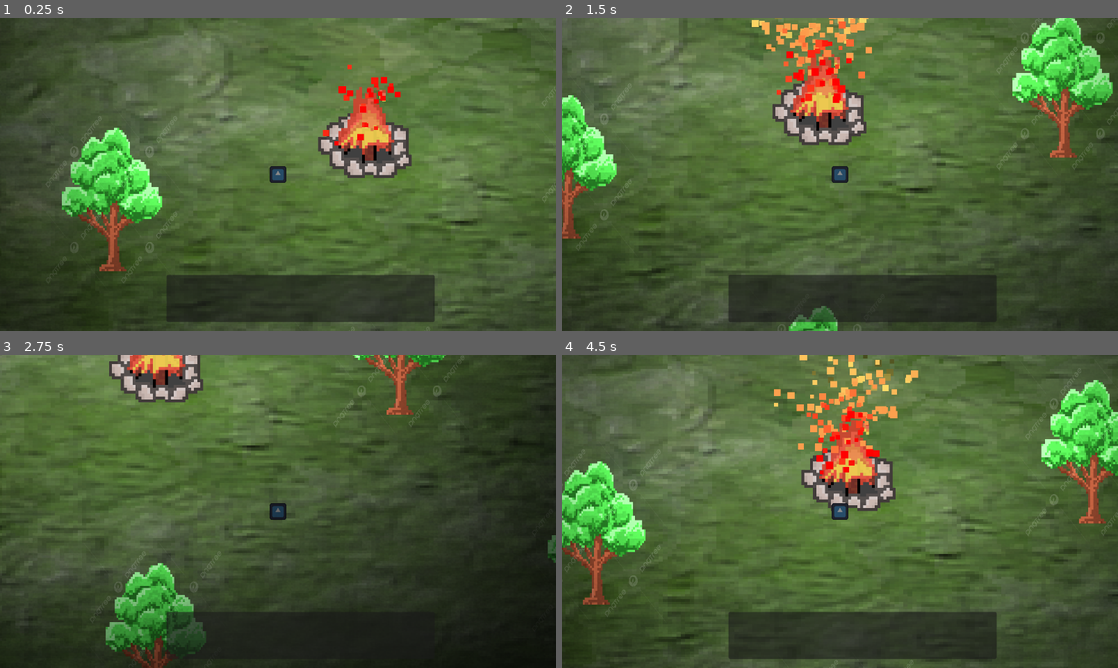
Above: before the commit, frames 1-4 (two rows, left to right).
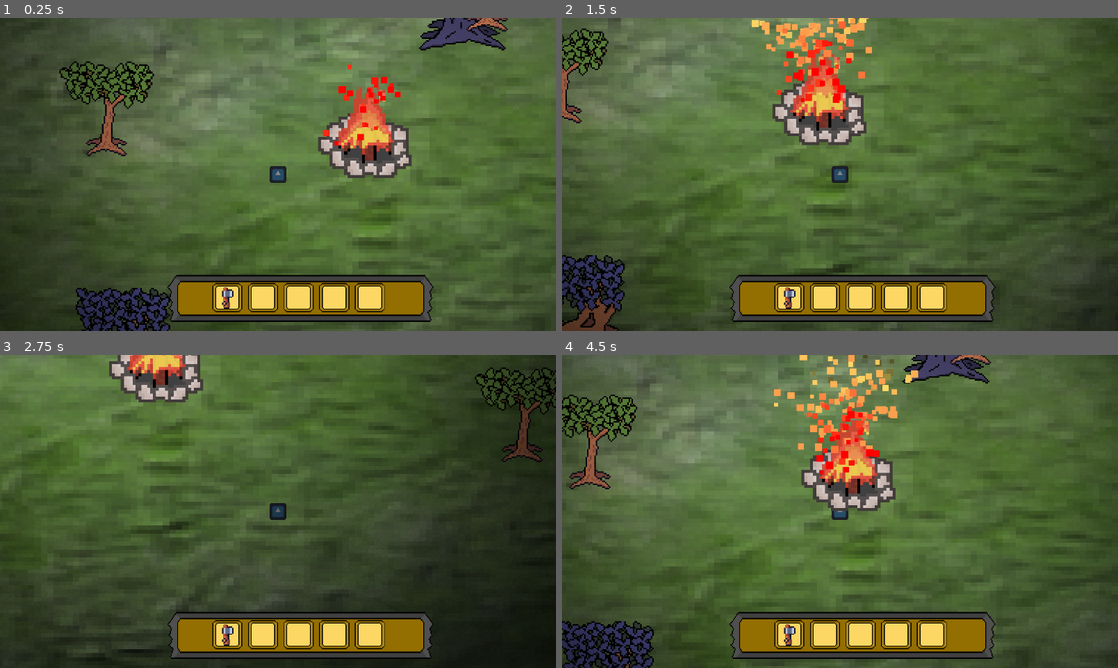
Above: after the commit, the same moments.

Repository: DaqCode/GameDevJS2025
Game: Godot game, scene res://scenes/mainPlayArea/main_scene.tscn
The game is run twice, just before and just after one commit, with the same random seed, the same clock (stepped at 60 frames per second) and the same inputs. Before the commit the project starts from res://scenes/test_area.tscn. The engine's default icon, where the game draws it, is replaced by a stand-in: a white triangle on a blue panel in a dark square.
Inputs:
- Up to frame 1 (0.25 s): no input
- Up to frame 2 (1.5 s): hold D (right) 0.53-1.28 s; tap E (interact) at 0.6, 1.35 s; hold S (down) from 1.28 s (still down)
- Up to frame 3 (2.75 s): release S (down) at 2.03 s; hold D (right) from 2.03 s (still down); tap E (interact) at 2.1 s
- Up to frame 4 (4.5 s): release D (right) at 2.78 s; hold W (up) 2.78-3.53 s; tap E (interact) at 2.85, 3.6, 4.35 s; hold A (left) from 3.53 s (still down)

The runs differ from the first frame. In frame 1, 24% of the frame differs, in the area x 2-100%, y 0-100%; in frame 2, 24%; in frame 3, 17%; in frame 4, 27%, in the area x 0-100%, y 0-100%.

Commit message:
Randomized tree spawning

Diff:
--- a/gamedevjs2025/scenes/assets/trees/tree_types.gd
+++ b/gamedevjs2025/scenes/assets/trees/tree_types.gd
@@ -2,6 +2,8 @@
 
 signal ready_to_chop
 signal done_chopping
+
+@onready var tree_texture := $TreeTexture
 
 enum TreeTypes{
 	TREE_1,
@@ -17,6 +19,7 @@
 var tree_data = {
 
 	TreeTypes.TREE_1: {
+		"tree_sprite": preload("res://art/tree/stage-1-tree.png"),
 		"seed_drops": [0.15,0.85],
 		"seed_value": [0,1],
 		"plank_drops": [0.35,0.35,0.30],
@@ -26,6 +29,7 @@
 	},
 
 	TreeTypes.TREE_2: {
+		"tree_sprite": preload("res://art/tree/stage-2-tree.png"),
 		"seed_drops": [0.10,0.90],
 		"seed_value": [1,2],
 		"plank_drops": [0.40, 0.50,0.10],
@@ -36,6 +40,7 @@
 	},
 
 	TreeTypes.TREE_3: {
+		"tree_sprite": preload("res://art/tree/stage-3-tree.png"),
 		"seed_drops": [0.50, 0.35, 0.15],
 		"seed_value": [3, 2, 1],
 		"plank_drops": [1.0],
@@ -46,14 +51,20 @@
 }
 
 func _ready() -> void:
+
 	rng.randomize()
 	var roll = rng.randf()
 	if roll < 0.6:
 		tree_type = TreeTypes.TREE_1
+
 	elif roll < 0.9:
 		tree_type = TreeTypes.TREE_2
 	else:
 		tree_type = TreeTypes.TREE_3
+
+	# Set the modulated crops.
+	tree_texture.texture = tree_data[tree_type]["tree_sprite"]
+	tree_texture.region_rect = Rect2(192, 0, 64, 64)
 
 func get_tree_name(tree_enum: int) -> String:
 	match tree_enum:
@@ -98,13 +109,11 @@
 # 	var wait_time = rng.randf_range(data["regrow_min"], data["regrow_max"])
 
 
-func _on_tree_interraction_body_entered(body:Node2D) -> void:
+func _on_tree_interaction_body_entered(body: Node2D) -> void:
 	if body.name == "Bron":
-		if can_be_chopped:
-			chop_tree()
-			emit_signal("ready_to_chop", self)
-		print("Assume tree progress got killed, unless it is chopped down and queue_free is called...")
+		emit_signal("ready_to_chop", self)
 
-func _on_tree_interraction_body_exited(body:Node2D) -> void:
+func _on_tree_interaction_body_exited(body: Node2D) -> void:
 	if body.name == "Bron":
 		emit_signal("done_chopping", self)
+		queue_free()
--- a/gamedevjs2025/scenes/assets/trees/tree_types.tscn
+++ b/gamedevjs2025/scenes/assets/trees/tree_types.tscn
@@ -1,38 +1,40 @@
 [gd_scene load_steps=5 format=3 uid="uid://8g4c38tka1yf"]
 
 [ext_resource type="Script" uid="uid://bchl8r4rhawwu" path="res://scenes/assets/trees/tree_types.gd" id="1_6j25m"]
-[ext_resource type="Texture2D" uid="uid://grupha1cmku5" path="res://art/tree/treetest.png" id="1_7coxb"]
+[ext_resource type="Texture2D" uid="uid://brfrjygal55eo" path="res://art/tree/stage-1-tree.png" id="2_6j25m"]
 
 [sub_resource type="CapsuleShape2D" id="CapsuleShape2D_7coxb"]
-radius = 7.0
-height = 38.0
+radius = 15.0
+height = 58.0
 
 [sub_resource type="CapsuleShape2D" id="CapsuleShape2D_17iq3"]
-radius = 2.0
-height = 14.0
+radius = 6.0
+height = 26.0
 
 [node name="TreeTypes" type="StaticBody2D"]
 modulate = Color(0.0588235, 0.0588235, 0.0588235, 1)
 script = ExtResource("1_6j25m")
 
 [node name="TreeTexture" type="Sprite2D" parent="."]
-position = Vector2(-9.53674e-07, 5.96046e-08)
-scale = Vector2(0.065, 0.0825)
-texture = ExtResource("1_7coxb")
+position = Vector2(-9.53674e-07, 14)
+scale = Vector2(0.765, 0.765)
+texture = ExtResource("2_6j25m")
+region_enabled = true
+region_rect = Rect2(192, 0, 64, 64)
 
-[node name="TreeInterraction" type="Area2D" parent="."]
+[node name="TreeInteraction" type="Area2D" parent="."]
 
-[node name="TreeCollision" type="CollisionShape2D" parent="TreeInterraction"]
+[node name="TreeCollision" type="CollisionShape2D" parent="TreeInteraction"]
 position = Vector2(0, 33)
 rotation = 1.5708
 shape = SubResource("CapsuleShape2D_7coxb")
 
 [node name="TreeCollisionShape" type="CollisionShape2D" parent="."]
-position = Vector2(0, 35)
+position = Vector2(0, 33)
 rotation = 1.5708
 shape = SubResource("CapsuleShape2D_17iq3")
 
 [node name="RegrowTime" type="Timer" parent="."]
 
-[connection signal="body_entered" from="TreeInterraction" to="." method="_on_tree_interraction_body_entered"]
-[connection signal="body_exited" from="TreeInterraction" to="." method="_on_tree_interraction_body_exited"]
+[connection signal="body_entered" from="TreeInteraction" to="." method="_on_tree_interaction_body_entered"]
+[connection signal="body_exited" from="TreeInteraction" to="." method="_on_tree_interaction_body_exited"]
--- a/gamedevjs2025/scenes/characters/bron/bron.gd
+++ b/gamedevjs2025/scenes/characters/bron/bron.gd
@@ -4,7 +4,6 @@
 var default_speed := 200
 
 @onready var chopping_tree_timer := $AxeChopping
-
 var near_tree: Node = null
 var chopping := false
 
@@ -34,11 +33,14 @@
 	velocity = input_direction * speed
 	move_and_slide()
 
+# This is called when entering tree area
 func _on_tree_ready_to_chop(tree: Node) -> void:
 	near_tree = tree
 
+# This is called when leaving tree area
 func _on_tree_done_chopping() -> void:
 	near_tree = null
 
+
 func _on_axe_chopping_timeout() -> void:
 	chopping = false
--- a/gamedevjs2025/scenes/inventory_screen.tscn
+++ b/gamedevjs2025/scenes/inventory_screen.tscn
@@ -1,4 +1,10 @@
-[gd_scene format=3 uid="uid://dac8aowpc3jge"]
+[gd_scene load_steps=5 format=3 uid="uid://dac8aowpc3jge"]
+
+[ext_resource type="Texture2D" uid="uid://dkl0ukn25e812" path="res://art/ui/inventoryScreen.png" id="1_246dg"]
+[ext_resource type="Texture2D" uid="uid://cmux3t1w3h8ny" path="res://art/ui/itemSlot.png" id="2_bt7as"]
+[ext_resource type="Texture2D" uid="uid://dxp2xf1n14rjm" path="res://art/weapons/axe.png" id="3_qji5t"]
+
+[sub_resource type="StyleBoxEmpty" id="StyleBoxEmpty_bt7as"]
 
 [node name="InventoryScreen" type="CanvasLayer"]
 
@@ -15,63 +21,53 @@
 grow_horizontal = 2
 grow_vertical = 2
 scale = Vector2(1.2, 1.2)
+theme_override_styles/panel = SubResource("StyleBoxEmpty_bt7as")
+
+[node name="InventoryBackgroundImage" type="TextureRect" parent="InventoryBackground"]
+layout_mode = 1
+anchors_preset = 15
+anchor_right = 1.0
+anchor_bottom = 1.0
+grow_horizontal = 2
+grow_vertical = 2
+texture = ExtResource("1_246dg")
 
 [node name="InventorySlots" type="GridContainer" parent="InventoryBackground"]
 layout_mode = 1
-anchors_preset = 8
-anchor_left = 0.5
-anchor_top = 0.5
-anchor_right = 0.5
-anchor_bottom = 0.5
-offset_left = -205.5
-offset_top = -37.0
-offset_right = 205.5
-offset_bottom = 37.0
-grow_horizontal = 2
-grow_vertical = 2
-theme_override_constants/h_separation = 15
+offset_left = 78.75
+offset_top = 14.1667
+offset_right = 262.75
+offset_bottom = 46.1667
+scale = Vector2(1.62, 1.62)
+theme_override_constants/h_separation = 6
 columns = 5
 
 [node name="ItemSlot1" type="TextureRect" parent="InventoryBackground/InventorySlots"]
 layout_mode = 2
 size_flags_horizontal = 3
 size_flags_vertical = 3
+texture = ExtResource("2_bt7as")
 expand_mode = 1
 
-[node name="Item1" type="TextureRect" parent="InventoryBackground/InventorySlots/ItemSlot1"]
-layout_mode = 1
-anchors_preset = 8
-anchor_left = 0.5
-anchor_top = 0.5
-anchor_right = 0.5
-anchor_bottom = 0.5
-offset_left = -35.5
-offset_top = -39.5
-offset_right = 35.5
-offset_bottom = 30.5
-grow_horizontal = 2
-grow_vertical = 2
-size_flags_horizontal = 3
-size_flags_vertical = 3
-expand_mode = 1
+[node name="Item1" type="Sprite2D" parent="InventoryBackground/InventorySlots/ItemSlot1"]
+position = Vector2(16.4609, 15.4321)
+scale = Vector2(0.78, 0.78)
+texture = ExtResource("3_qji5t")
+region_enabled = true
+region_rect = Rect2(0, 0, 32, 32)
 
 [node name="ItemSlot2" type="TextureRect" parent="InventoryBackground/InventorySlots"]
 layout_mode = 2
 size_flags_horizontal = 3
 size_flags_vertical = 3
+texture = ExtResource("2_bt7as")
 expand_mode = 1
 
-[node name="Item2" type="TextureRect" parent="InventoryBackground/InventorySlots/ItemSlot2"]
+[node name="Item1" type="TextureRect" parent="InventoryBackground/InventorySlots/ItemSlot2"]
 layout_mode = 1
-anchors_preset = 8
-anchor_left = 0.5
-anchor_top = 0.5
-anchor_right = 0.5
-anchor_bottom = 0.5
-offset_left = -35.5
-offset_top = -39.5
-offset_right = 35.5
-offset_bottom = 30.5
+anchors_preset = 15
+anchor_right = 1.0
+anchor_bottom = 1.0
 grow_horizontal = 2
 grow_vertical = 2
 size_flags_horizontal = 3
@@ -82,19 +78,14 @@
 layout_mode = 2
 size_flags_horizontal = 3
 size_flags_vertical = 3
+texture = ExtResource("2_bt7as")
 expand_mode = 1
 
-[node name="Item3" type="TextureRect" parent="InventoryBackground/InventorySlots/ItemSlot3"]
+[node name="Item1" type="TextureRect" parent="InventoryBackground/InventorySlots/ItemSlot3"]
 layout_mode = 1
-anchors_preset = 8
-anchor_left = 0.5
-anchor_top = 0.5
-anchor_right = 0.5
-anchor_bottom = 0.5
-offset_left = -35.5
-offset_top = -39.5
-offset_right = 35.5
-offset_bottom = 30.5
+anchors_preset = 15
+anchor_right = 1.0
+anchor_bottom = 1.0
 grow_horizontal = 2
 grow_vertical = 2
 size_flags_horizontal = 3
@@ -105,19 +96,14 @@
 layout_mode = 2
 size_flags_horizontal = 3
 size_flags_vertical = 3
+texture = ExtResource("2_bt7as")
 expand_mode = 1
 
-[node name="Item4" type="TextureRect" parent="InventoryBackground/InventorySlots/ItemSlot4"]
+[node name="Item1" type="TextureRect" parent="InventoryBackground/InventorySlots/ItemSlot4"]
 layout_mode = 1
-anchors_preset = 8
-anchor_left = 0.5
-anchor_top = 0.5
-anchor_right = 0.5
-anchor_bottom = 0.5
-offset_left = -35.5
-offset_top = -39.5
-offset_right = 35.5
-offset_bottom = 30.5
+anchors_preset = 15
+anchor_right = 1.0
+anchor_bottom = 1.0
 grow_horizontal = 2
 grow_vertical = 2
 size_flags_horizontal = 3
@@ -128,19 +114,14 @@
 layout_mode = 2
 size_flags_horizontal = 3
 size_flags_vertical = 3
+texture = ExtResource("2_bt7as")
 expand_mode = 1
 
-[node name="Item5" type="TextureRect" parent="InventoryBackground/InventorySlots/ItemSlot5"]
+[node name="Item1" type="TextureRect" parent="InventoryBackground/InventorySlots/ItemSlot5"]
 layout_mode = 1
-anchors_preset = 8
-anchor_left = 0.5
-anchor_top = 0.5
-anchor_right = 0.5
-anchor_bottom = 0.5
-offset_left = -35.5
-offset_top = -39.5
-offset_right = 35.5
-offset_bottom = 30.5
+anchors_preset = 15
+anchor_right = 1.0
+anchor_bottom = 1.0
 grow_horizontal = 2
 grow_vertical = 2
 size_flags_horizontal = 3
--- /dev/null
+++ b/gamedevjs2025/scenes/mainPlayArea/main_scene.gd
@@ -0,0 +1,33 @@
+extends Node2D
+
+@onready var player = $Bron
+var TreeScene = preload("res://scenes/assets/trees/tree_types.tscn")
+
+# Spawn with following conditions
+# - in the global position between : 428.0, 156.0  and 892.0, 406.0.
+# - Never in the global position between: 631.0, 265.0    and 719.0 322.0
+# - Each of these trees need to be instantiated, and connected to a signal for the player to chop down.
+
+func _ready() -> void:
+	for i in range(randi_range(5, 8)):
+		var tree = TreeScene.instantiate()
+		add_child(tree)
+
+		var pos = generate_valid_tree_position()
+		tree.global_position = pos
+
+		tree.connect("ready_to_chop", player._on_tree_ready_to_chop)
+		tree.connect("done_chopping", player._on_tree_done_chopping)
+		print (str(tree.global_position) + " is tree " + str(i) + " position....")
+
+func generate_valid_tree_position() -> Vector2:
+	while true:
+		var pos = Vector2(randf_range(428.0, 892.0), randf_range(156.0, 406.0))
+		if not is_in_campfire_zone(pos):
+			return pos
+
+	return Vector2.ZERO
+
+
+func is_in_campfire_zone(pos: Vector2) -> bool:
+	return pos.x >= 631.0 and pos.x <= 719.0 and pos.y >= 265.0 and pos.y <= 322.0
--- /dev/null
+++ b/gamedevjs2025/scenes/mainPlayArea/main_scene.tscn
@@ -0,0 +1,35 @@
+[gd_scene load_steps=6 format=3 uid="uid://dfafvjt73d4f0"]
+
+[ext_resource type="Script" uid="uid://bwtr47tu3e04o" path="res://scenes/mainPlayArea/main_scene.gd" id="1_rt2n2"]
+[ext_resource type="Texture2D" uid="uid://j0kj4m454kja" path="res://art/background/backgroundthinggy.png" id="2_c16ls"]
+[ext_resource type="PackedScene" uid="uid://v4rjai458d82" path="res://scenes/assets/campfire/campfire.tscn" id="4_c1pb6"]
+[ext_resource type="PackedScene" uid="uid://uhlblrwdub6m" path="res://scenes/characters/bron/bron.tscn" id="5_6wevv"]
+[ext_resource type="PackedScene" uid="uid://dac8aowpc3jge" path="res://scenes/inventory_screen.tscn" id="6_e1cbu"]
+
+[node name="MainScene" type="Node2D"]
+script = ExtResource("1_rt2n2")
+
+[node name="TextureRect" type="TextureRect" parent="."]
+modulate = Color(0.0338533, 0.0338533, 0.0338533, 1)
+anchors_preset = 15
+anchor_right = 1.0
+anchor_bottom = 1.0
+offset_left = -166.0
+offset_top = -218.0
+offset_right = 1497.0
+offset_bottom = 813.0
+grow_horizontal = 2
+grow_vertical = 2
+texture = ExtResource("2_c16ls")
+
+[node name="Trees" type="Node" parent="."]
+
+[node name="Campfire" parent="." instance=ExtResource("4_c1pb6")]
+visibility_layer = 1
+z_index = 1
+position = Vector2(672, 279)
+
+[node name="Bron" parent="." instance=ExtResource("5_6wevv")]
+position = Vector2(627, 300)
+
+[node name="InventoryScreen" parent="Bron" instance=ExtResource("6_e1cbu")]
--- a/gamedevjs2025/scenes/test_area.tscn
+++ /dev/null
@@ -1,57 +0,0 @@
-[gd_scene load_steps=6 format=3 uid="uid://dfafvjt73d4f0"]
-
-[ext_resource type="Texture2D" uid="uid://j0kj4m454kja" path="res://art/background/backgroundthinggy.png" id="1_a0f05"]
-[ext_resource type="PackedScene" uid="uid://uhlblrwdub6m" path="res://scenes/characters/bron/bron.tscn" id="2_f0p7x"]
-[ext_resource type="PackedScene" uid="uid://v4rjai458d82" path="res://scenes/assets/campfire/campfire.tscn" id="3_a0f05"]
-[ext_resource type="PackedScene" uid="uid://dac8aowpc3jge" path="res://scenes/inventory_screen.tscn" id="3_vtm10"]
-[ext_resource type="PackedScene" uid="uid://8g4c38tka1yf" path="res://scenes/assets/trees/tree_types.tscn" id="5_xnrqy"]
-
-[node name="TestArea" type="Control"]
-layout_mode = 3
-anchors_preset = 15
-anchor_right = 1.0
-anchor_bottom = 1.0
-grow_horizontal = 2
-grow_vertical = 2
-
-[node name="TextureRect" type="TextureRect" parent="."]
-modulate = Color(0.0338533, 0.0338533, 0.0338533, 1)
-layout_mode = 1
-anchors_preset = 15
-anchor_right = 1.0
-anchor_bottom = 1.0
-grow_horizontal = 2
-grow_vertical = 2
-texture = ExtResource("1_a0f05")
-
-[node name="Campfire" parent="." instance=ExtResource("3_a0f05")]
-visibility_layer = 1
-position = Vector2(672, 279)
-
-[node name="Bron" parent="." instance=ExtResource("2_f0p7x")]
-position = Vector2(627, 300)
-
-[node name="InventoryScreen" parent="Bron" instance=ExtResource("3_vtm10")]
-
-[node name="Trees" type="Node" parent="."]
-
-[node name="TreeTypes" parent="." instance=ExtResource("5_xnrqy")]
-position = Vector2(448, 212)
-
-[node name="TreeTypes2" parent="." instance=ExtResource("5_xnrqy")]
-position = Vector2(600, 115)
-
-[node name="TreeTypes3" parent="." instance=ExtResource("5_xnrqy")]
-position = Vector2(890, 167)
-
-[node name="TreeTypes4" parent="." instance=ExtResource("5_xnrqy")]
-position = Vector2(901, 377)
-
-[node name="TreeTypes5" parent="." instance=ExtResource("5_xnrqy")]
-position = Vector2(672, 422)
-
-[node name="TreeTypes6" parent="." instance=ExtResource("5_xnrqy")]
-position = Vector2(798, 271)
-
-[node name="TreeTypes7" parent="." instance=ExtResource("5_xnrqy")]
-position = Vector2(541, 313)
--- /dev/null
+++ b/gamedevjs2025/scenes/weapons/axe.tscn
@@ -0,0 +1,8 @@
+[gd_scene load_steps=2 format=3 uid="uid://bm15w32u8fyki"]
+
+[ext_resource type="Texture2D" uid="uid://dxp2xf1n14rjm" path="res://art/weapons/axe.png" id="1_sxbk6"]
+
+[node name="Axe" type="Sprite2D"]
+texture = ExtResource("1_sxbk6")
+region_enabled = true
+region_rect = Rect2(0, 0, 32, 32)
Not shown, added: gamedevjs2025/art/ground/ground.png.import
Not shown, added: gamedevjs2025/art/tree/stage-1-tree.png.import
Not shown, added: gamedevjs2025/art/tree/stage-2-tree.png.import
Not shown, added: gamedevjs2025/art/tree/stage-3-tree.png.import
Binary file added: gamedevjs2025/art/ui/inventoryScreen.png
Not shown, added: gamedevjs2025/art/ui/inventoryScreen.png.import
Binary file added: gamedevjs2025/art/ui/itemSlot.png
Not shown, added: gamedevjs2025/art/ui/itemSlot.png.import
Not shown, added: gamedevjs2025/art/ui/medium-buttons.png.import
Not shown, added: gamedevjs2025/art/ui/progress-bar.png.import
Not shown, added: gamedevjs2025/art/ui/wide-buttons.png.import
Not shown, added: gamedevjs2025/art/weapons/axe.png.import
(and 5 more such lines)
